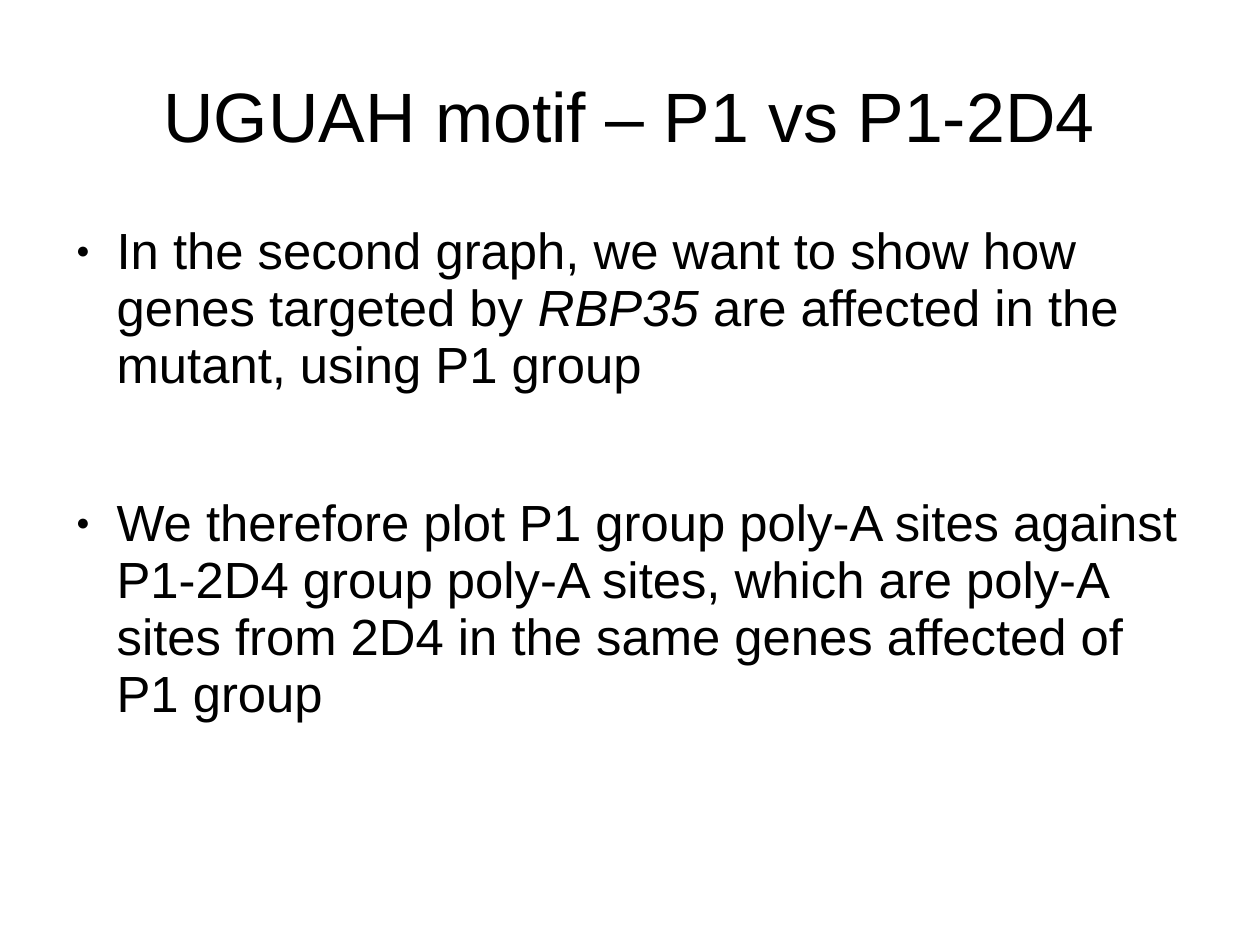
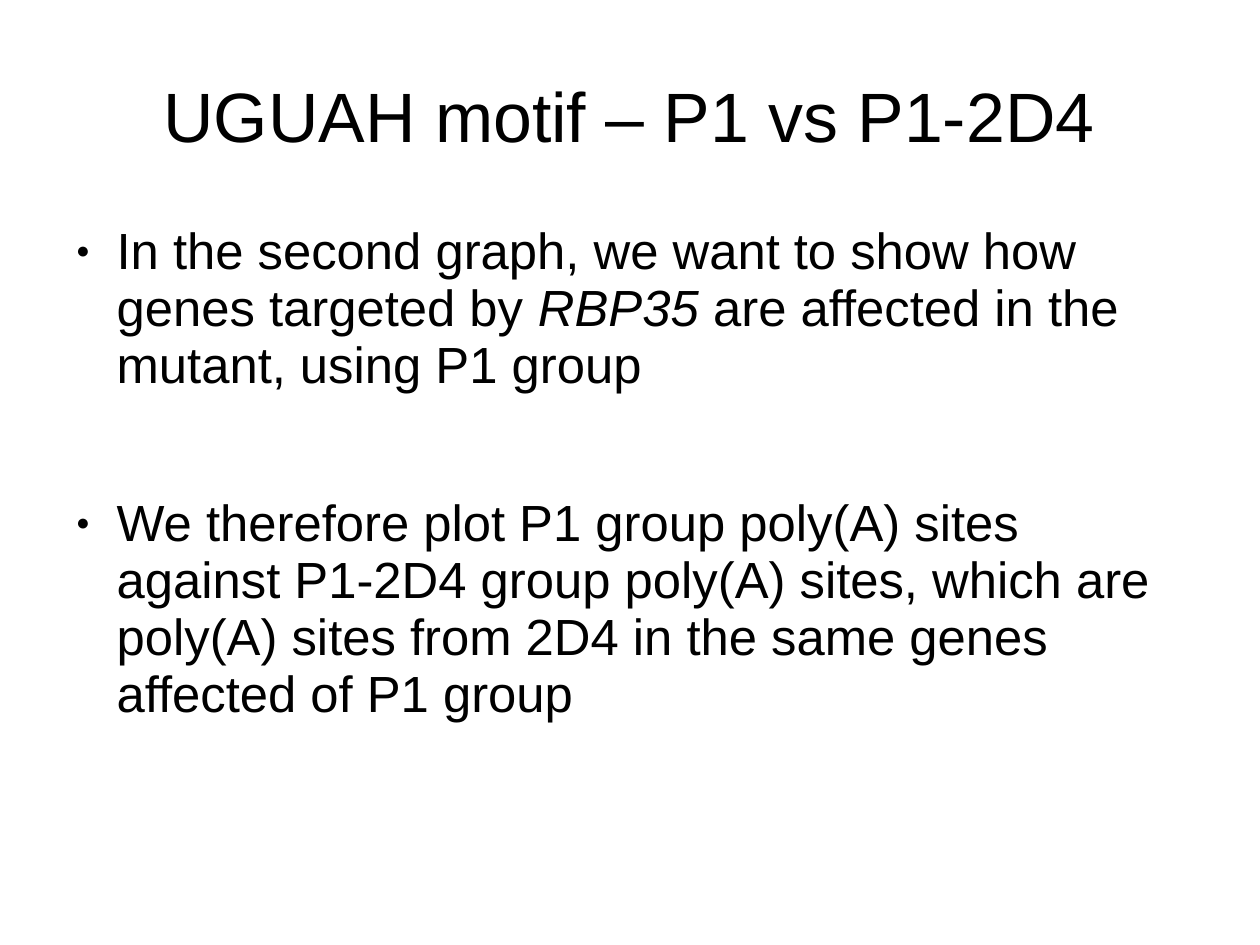
Before and after one commit to wilkinsonlab/m-oryzae-polya, a slide deck: slide 44 of doc/oryzae_presentation.odp (slide 41 before the commit). Drawn at 1260x945 pixels with LibreOffice and Linux fonts; fonts in the diff are those of the drawing. Boxes give left, top, right and bottom in pixels: in the first picture for what was removed or moved away, otherwise in the second. Text is boxed around its words. In the diff, an @@ line names an element or a change of style, - is before the commit and + after.

```diff
--- a/doc/oryzae_presentation.odp
+++ b/doc/oryzae_presentation.odp
@@ text at bbox=[117, 504, 1149, 722]: text changed @@
-● We therefore plot P1 group poly-A sites against P1-2D4 group poly-A sites, which are poly-A sites from 2D4 in the same genes affected of P1 group
+● We therefore plot P1 group poly(A) sites against P1-2D4 group poly(A) sites, which are poly(A) sites from 2D4 in the same genes affected of P1 group
```
Also in this commit, not shown: 30 other slides changed, 3 slides added, 3 other files.
